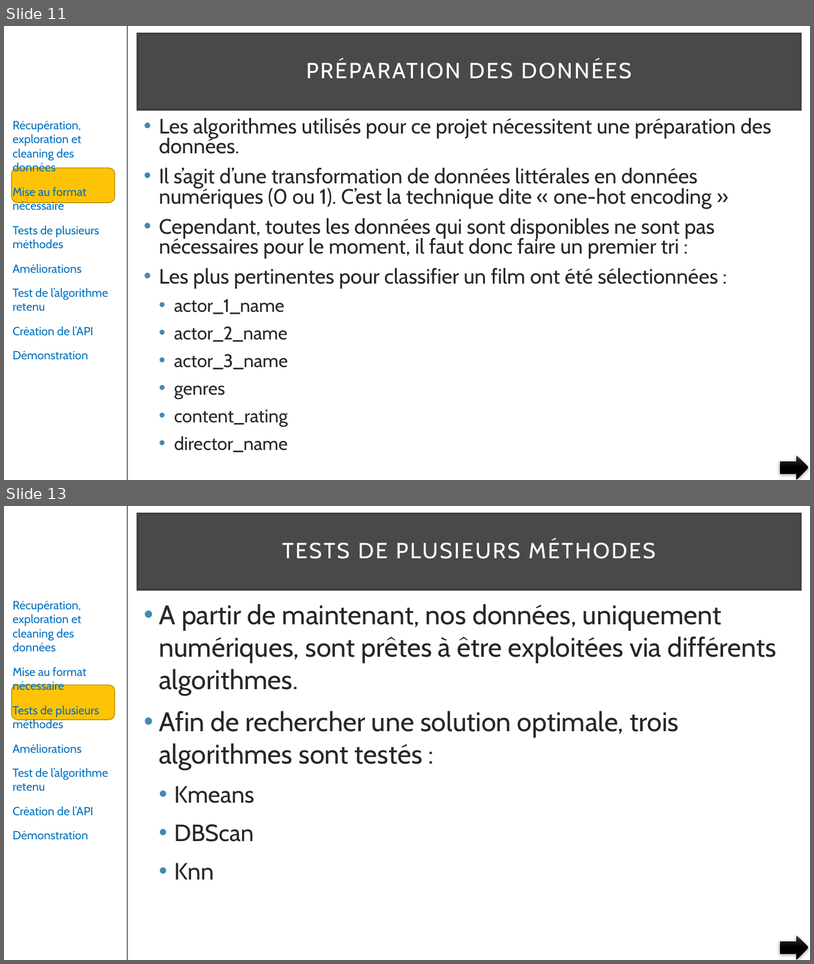
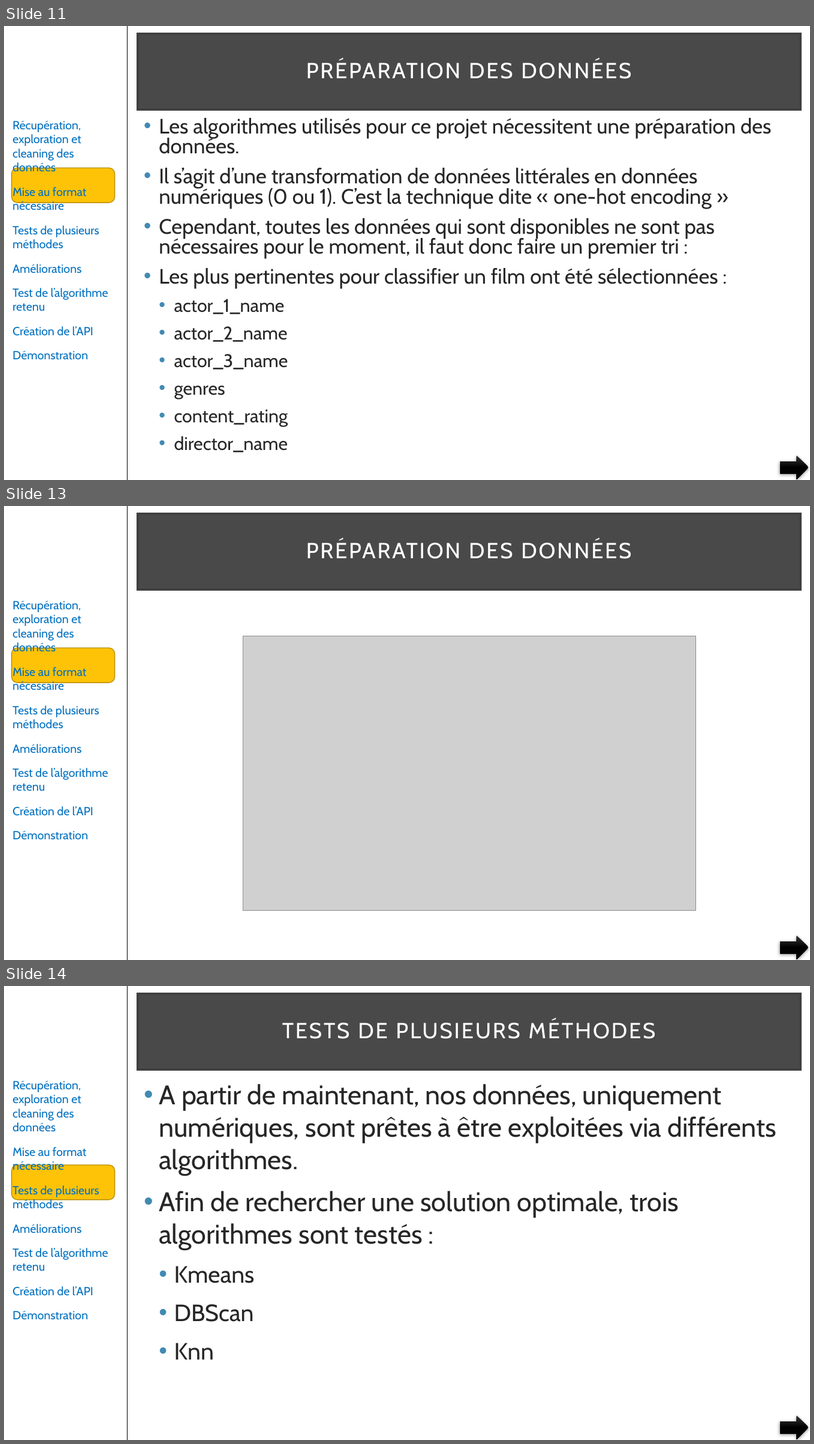
Before and after one commit to pfroide/python, a slide deck: Projet_3/p3.pptx. Shown one above the other, each under a label of ours: slides 11 and 13 before the commit, slides 11, 13 and 14 after it; the slides between them are not shown. The pictures are 814x964 and 814x1444 pixels, drawn with LibreOffice and Linux fonts; fonts in the diff are those of the drawing; grey boxes stand for pictures. Boxes give left, top, right and bottom in pixels: in the first picture for what was removed or moved away, otherwise in the second. Text is boxed around its words. In the diff, an @@ line names an element or a change of style, - is before the commit and + after.

```diff
--- a/Projet_3/p3.pptx
+++ b/Projet_3/p3.pptx
@@ slide 13 added at (4, 506, 810, 960), background #FFFFFF; not listed: 3 template elements that a slide beside it also shows @@
@@ title added at (138, 514, 801, 589), fill #0D0D0D at 75% opacity, outline #404040 2.5 pt, 26 pt, text #FFFFFF @@
+PRÉPARATION DES DONNÉES
@@ picture added at (243, 636, 696, 910) @@
@@ right arrow added at (781, 936, 809, 959), fill gradient #393939 to #000000 @@
@@ what was slide 13 is now slide 14 @@
```
Also in this commit, not shown: 14 slides changed.
